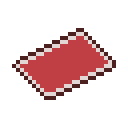
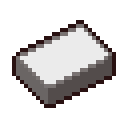
The second 128 × 128 image is a revision of the first. Changes to its layers:
added layer "Layer 23" above "playingCard" over [20, 28, 108, 84]
hid "playingCard" over [12, 28, 116, 100]
showed "playingCardDeck" (2nd of 2) over [12, 20, 116, 108]
